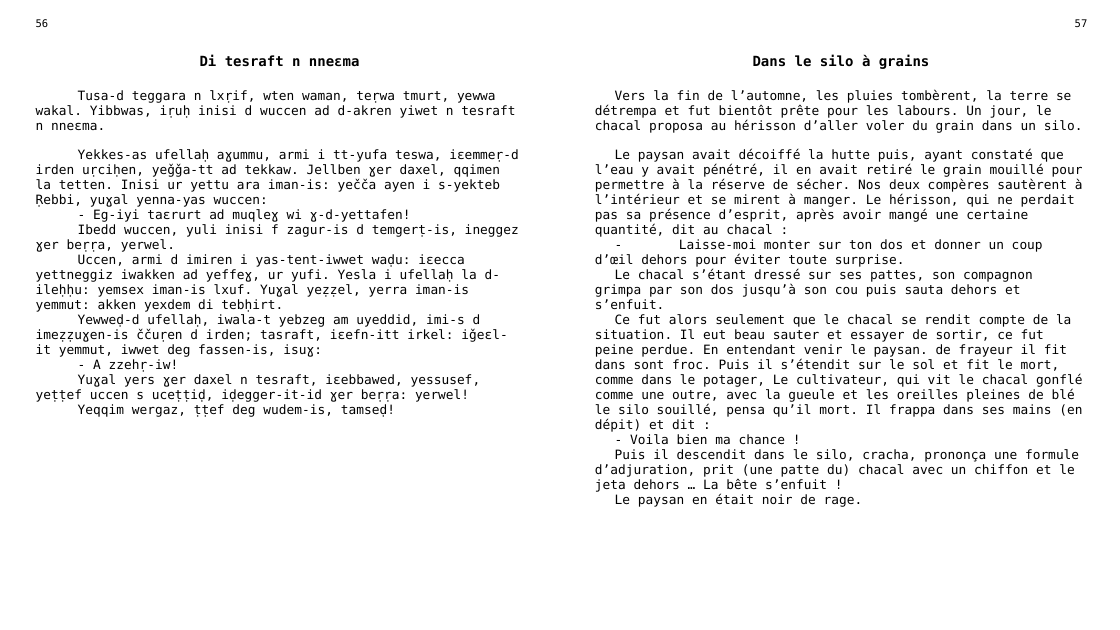
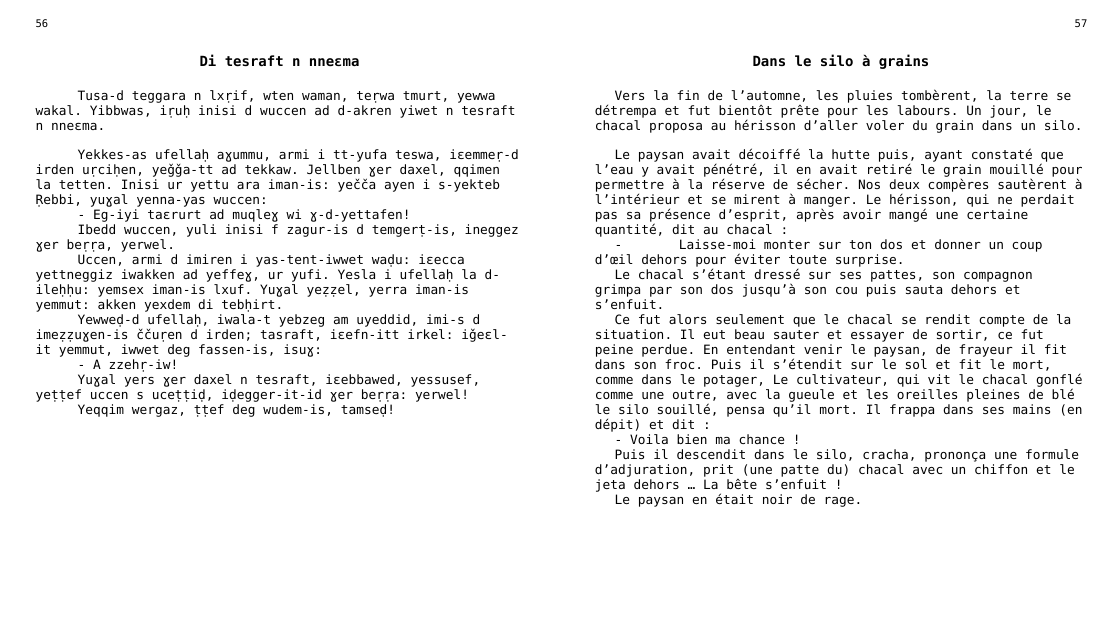
Before and after one commit to sferhah/tamacahut_n_wuccen, a slide deck: slide 22 of Uccen.ConsoleApp/uccen.pptx. Drawn at 1120x630 pixels with LibreOffice and Linux fonts; fonts in the diff are those of the drawing. Boxes give left, top, right and bottom in pixels: in the first picture for what was removed or moved away, otherwise in the second. Text is boxed around its words. In the diff, an @@ line names an element or a change of style, - is before the commit and + after.

```diff
--- a/Uccen.ConsoleApp/uccen.pptx
+++ b/Uccen.ConsoleApp/uccen.pptx
@@ table at bbox=[27, 13, 1096, 607] @@
-row 3, column 3: Vers la fin de l’automne, les pluies tombèrent, la terre se détrempa et fut bientôt prête pour les labours. Un jour, le chacal proposa au hérisson d’aller voler du grain dans un silo. / Le paysan avait décoiffé la hutte puis, ayant constaté que l’eau y avait pénétré, il en avait retiré le grain mouillé pour permettre à la réserve de sécher. Nos deux compères sautèrent à l’intérieur et se mirent à manger. Le hérisson, qui ne perdait pas sa présence d’esprit, après avoir mangé une certaine quantité, dit au chacal : / - Laisse-moi monter sur ton dos et donner un coup d’œil dehors pour éviter toute surprise. / Le chacal s’étant dressé sur ses pattes, son compagnon grimpa par son dos jusqu’à son cou puis sauta dehors et s’enfuit. / Ce fut alors seulement que le chacal se rendit compte de la situation. Il eut beau sauter et essayer de sortir, ce fut peine perdue. En entendant venir le paysan. de frayeur il fit dans sont froc. Puis il s’étendit sur le sol et fit le mort, comme dans le potager, Le cultivateur, qui vit le chacal gonflé comme une outre, avec la gueule et les oreilles pleines de blé le silo souillé, pensa qu’il mort. Il frappa dans ses mains (en dépit) et dit : / - Voila bien ma chance ! / Puis il descendit dans le silo, cracha, prononça une formule d’adjuration, prit (une patte du) chacal avec un chiffon et le jeta dehors … La bête s’enfuit ! / Le paysan en était noir de rage.
+row 3, column 3: Vers la fin de l’automne, les pluies tombèrent, la terre se détrempa et fut bientôt prête pour les labours. Un jour, le chacal proposa au hérisson d’aller voler du grain dans un silo. / Le paysan avait décoiffé la hutte puis, ayant constaté que l’eau y avait pénétré, il en avait retiré le grain mouillé pour permettre à la réserve de sécher. Nos deux compères sautèrent à l’intérieur et se mirent à manger. Le hérisson, qui ne perdait pas sa présence d’esprit, après avoir mangé une certaine quantité, dit au chacal : / - Laisse-moi monter sur ton dos et donner un coup d’œil dehors pour éviter toute surprise. / Le chacal s’étant dressé sur ses pattes, son compagnon grimpa par son dos jusqu’à son cou puis sauta dehors et s’enfuit. / Ce fut alors seulement que le chacal se rendit compte de la situation. Il eut beau sauter et essayer de sortir, ce fut peine perdue. En entendant venir le paysan, de frayeur il fit dans son froc. Puis il s’étendit sur le sol et fit le mort, comme dans le potager, Le cultivateur, qui vit le chacal gonflé comme une outre, avec la gueule et les oreilles pleines de blé le silo souillé, pensa qu’il mort. Il frappa dans ses mains (en dépit) et dit : / - Voila bien ma chance ! / Puis il descendit dans le silo, cracha, prononça une formule d’adjuration, prit (une patte du) chacal avec un chiffon et le jeta dehors … La bête s’enfuit ! / Le paysan en était noir de rage.
```
Also in this commit, not shown: 35 other slides changed, 1 other file.
